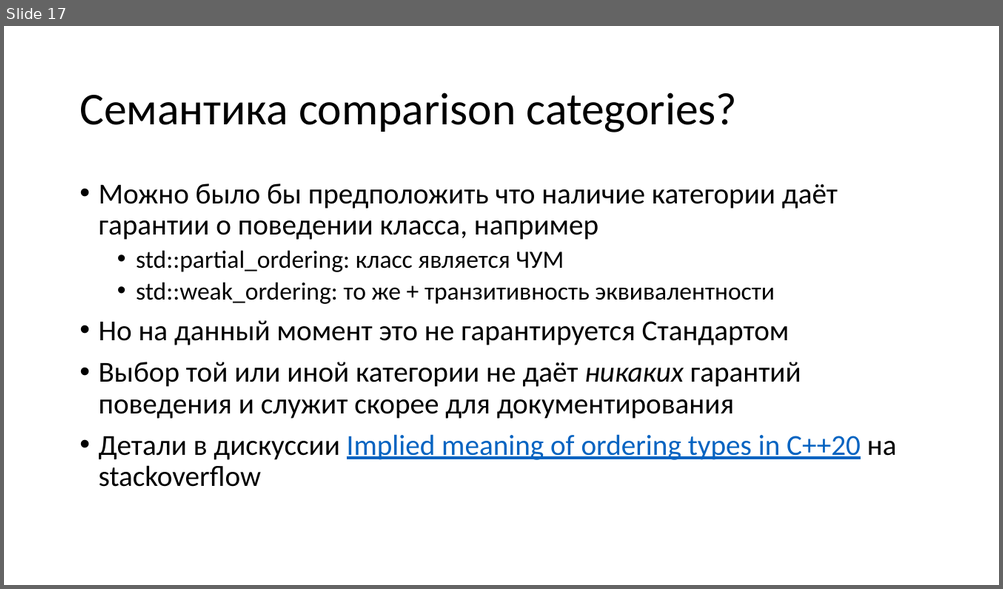
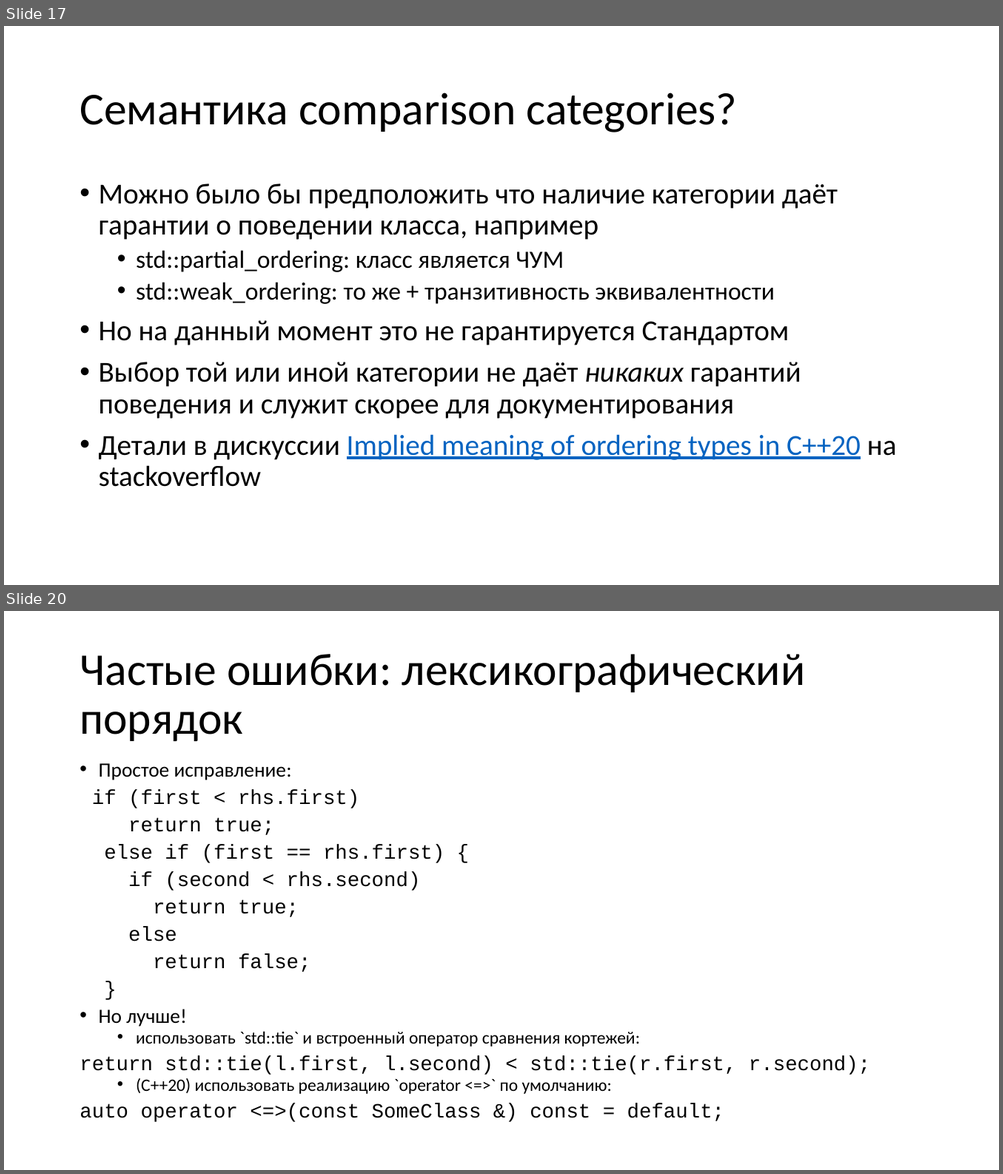
Before and after one commit to yugr/CppRussia, a slide deck: 2023/RU.pptx. Shown one above the other, each under a label of ours: slide 17 before the commit, slides 17 and 20 after it; the slides between them are not shown. The pictures are 1003x589 and 1003x1174 pixels, drawn with LibreOffice and Linux fonts; fonts in the diff are those of the drawing. Boxes give left, top, right and bottom in pixels: in the first picture for what was removed or moved away, otherwise in the second. Text is boxed around its words. In the diff, an @@ line names an element or a change of style, - is before the commit and + after.

```diff
--- a/2023/RU.pptx
+++ b/2023/RU.pptx
@@ slide 20 added at [4, 611, 999, 1170], background #FFFFFF @@
@@ title added at [79, 654, 805, 741], 44 pt, text #000000 @@
+Частые ошибки: лексикографический порядок
@@ text added at [79, 763, 870, 1122], 19.6 pt, text #000000 @@
+• Простое исправление:
+if (first < rhs.first)
+return true;
+else if (first == rhs.first) {
+if (second < rhs.second)
+return true;
+else
+return false;
+}
+• Но лучше!
+  • использовать `std::tie` и встроенный оператор сравнения кортежей:
+return std::tie(l.first, l.second) < std::tie(r.first, r.second);
+  • (C++20) использовать реализацию `operator <=>` по умолчанию:
+auto operator <=>(const SomeClass &) const = default;
```
Also in this commit, not shown: 15 other slides added.
